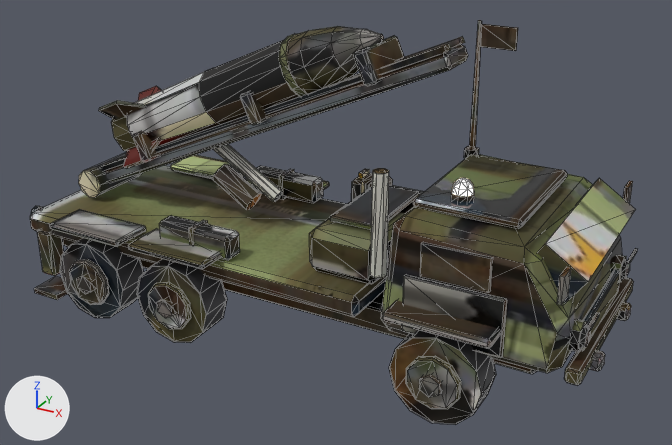
One commit to the glTF model public/models/v2rl.soviet.glb: the scene before it, then after it.
The view is the same before and after, from a 50 mm camera at (0.732, -1.227, 0.795) aimed at (0.062, -0.008, 0.186). Every picture has the same lights, and +X, +Y and +Z are marked at lower left. The first picture is the older version. Mesh edges are drawn as thin lines. Where no turn or scale is listed for an object, it has been applied to the vertices. Vertices at exactly the same position are counted once.

Names of what the first picture shows: 'rail_mesh', 'rocket_mesh', 'root_mesh'.
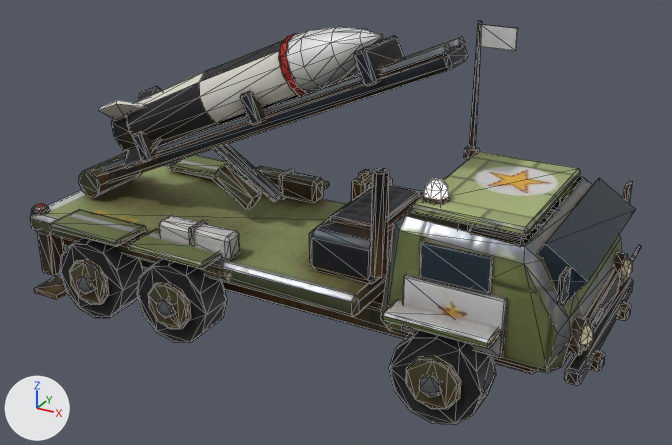
Edits to the scene script, one JSON object a line:
```json
{"block": "me_root", "where": "# used by ob_root_mesh; location = (0.014, 0.0, 0.254)"}
{"op": "remove", "block": "me_root", "code": "me_root.from_pydata(...)  # 1555 vertices, 2223 faces; spans x -0.509..0.509, y -0.21..0.21, z -0.254..0.254"}
{"op": "add", "block": "me_root", "code": "me_root.from_pydata(...)  # 1621 vertices, 2322 faces; spans x -0.509..0.509, y -0.21..0.21, z -0.254..0.254"}
{"block": "me_root", "change": "me_root part 1: the loose piece of 24 vertices spanning x 0.226..0.386, y -0.11..0.11, z 0.031..0.045 is scaled about its middle by (1.06, 1.19, 1), then moved by (0.01, 0.0, 0.0)"}
{"block": "me_root", "change": "me_root part 2: the loose piece of 33 vertices spanning x 0.269..0.303, y -0.087..-0.053, z 0.04..0.074 is scaled about its middle by (1.12, 1.12, 1.06), then moved by (-0.03, -0.025, 0.001)"}
{"block": "me_root", "change": "me_root part 3: the loose piece of 16 vertices spanning x 0.471..0.484, y 0.093..0.137, z -0.124..-0.08 is scaled about its middle by 1.2"}
{"block": "me_root", "change": "me_root part 4: the loose piece of 16 vertices spanning x 0.471..0.484, y -0.137..-0.093, z -0.124..-0.08 is scaled about its middle by 1.2"}
{"block": "me_root", "change": "me_root part 5: the loose piece of 17 vertices spanning x 0.484..0.495, y 0.098..0.132, z -0.119..-0.085 is scaled about its middle by 1.2, then moved by (0.003, 0.0, 0.0)"}
{"block": "me_root", "change": "me_root part 6: the loose piece of 17 vertices spanning x 0.484..0.495, y -0.132..-0.098, z -0.119..-0.085 is scaled about its middle by 1.2, then moved by (0.003, 0.0, 0.0)"}
{"block": "me_root", "change": "me_root part 7: a new loose piece, a box spanning x 0.4981..0.5021, y 0.0885..0.1415, z -0.0714..-0.0674, in mat_body"}
{"block": "me_root", "change": "me_root part 8: a new loose piece, a box spanning x 0.4981..0.5021, y -0.1415..-0.0885, z -0.0714..-0.0674, in mat_body"}
{"block": "me_root", "change": "me_root part 9: a new loose piece of 17 vertices spanning x -0.49..-0.468, y -0.151..-0.129, z -0.1..-0.093, in mat_body"}
{"block": "me_root", "change": "me_root part 10: a new loose piece of 16 vertices spanning x -0.494..-0.465, y -0.154..-0.126, z -0.108..-0.1, in mat_body"}
{"block": "me_root", "change": "me_root part 11: the loose piece of 8 vertices spanning x 0.494..0.498, y 0.093..0.137, z -0.077..-0.073 is deleted"}
{"block": "me_root", "change": "me_root part 12: the loose piece of 8 vertices spanning x 0.494..0.498, y -0.137..-0.093, z -0.077..-0.073 is deleted"}
{"block": "me_root", "change": "me_root part 13: 1733 kept faces spanning x -0.509..0.509, y -0.21..0.21, z -0.254..0.254 get new texture (UV) coordinates"}
{"block": "me_root", "change": "other edits to the shape of me_root do not show in these pictures"}
{"block": "me_rail", "where": "me_rail.from_pydata(...)  # 160 vertices, 264 faces; spans x -0.368..0.336, y -0.06..0.06, z -0.136..0.211"}
{"block": "me_rail", "where": "# used by ob_rail_mesh; location = (-0.078, 0.0, 0.29)"}
{"block": "me_rail", "change": "me_rail part 14: 256 kept faces spanning x -0.368..0.336, y -0.06..0.06, z -0.136..0.211 get new texture (UV) coordinates"}
{"block": "me_rocket", "where": "me_rocket.from_pydata(...)  # 184 vertices, 316 faces; spans x -0.265..0.256, y -0.058..0.058, z -0.159..0.122"}
{"block": "me_rocket", "where": "# used by ob_rocket_mesh; location = (-0.12, 0.0, 0.382)"}
{"block": "me_rocket", "change": "me_rocket part 15: 316 kept faces spanning x -0.265..0.256, y -0.058..0.058, z -0.159..0.122 get new texture (UV) coordinates"}
```

Where the change shows, as pixel boxes [x1, y1, x2, y2] in the pictures (672 x 445 px; the box of a moved part takes in the faces that stretch with it):
```json
{"object": "root_mesh", "change": "reshaped", "before": [30, 20, 638, 425], "after": [30, 20, 641, 425]}
{"part": 1, "of": "me_root", "change": "moved or reshaped", "before": [413, 154, 567, 229], "after": [410, 151, 581, 236]}
{"part": 2, "of": "me_root", "change": "moved or reshaped", "before": [451, 178, 474, 202], "after": [423, 178, 449, 204]}
{"part": 3, "of": "me_root", "change": "moved or reshaped", "before": [615, 255, 626, 282], "after": [614, 252, 628, 285]}
{"part": 4, "of": "me_root", "change": "moved or reshaped", "before": [569, 320, 587, 352], "after": [568, 316, 589, 355]}
{"part": 5, "of": "me_root", "change": "moved or reshaped", "before": [620, 259, 630, 279], "after": [621, 258, 632, 282]}
{"part": 6, "of": "me_root", "change": "moved or reshaped", "before": [579, 325, 590, 348], "after": [580, 323, 593, 351]}
{"part": 7, "of": "me_root", "change": "added", "after": [631, 245, 641, 260]}
{"part": 8, "of": "me_root", "change": "added", "after": [590, 308, 604, 329]}
{"part": 9, "of": "me_root", "change": "added", "after": [34, 203, 46, 210]}
{"part": 10, "of": "me_root", "change": "added", "after": [32, 205, 49, 215]}
{"part": 11, "of": "me_root", "change": "deleted", "before": [628, 248, 638, 262]}
{"part": 12, "of": "me_root", "change": "deleted", "before": [588, 312, 600, 330]}
{"part": 13, "of": "me_root", "change": "surface changed", "before": [30, 20, 636, 409], "after": [30, 20, 636, 409]}
{"part": 14, "of": "me_rail", "change": "surface changed", "before": [79, 36, 468, 210], "after": [79, 36, 468, 210]}
{"part": 15, "of": "me_rocket", "change": "surface changed", "before": [99, 26, 384, 169], "after": [99, 26, 384, 169]}
```
